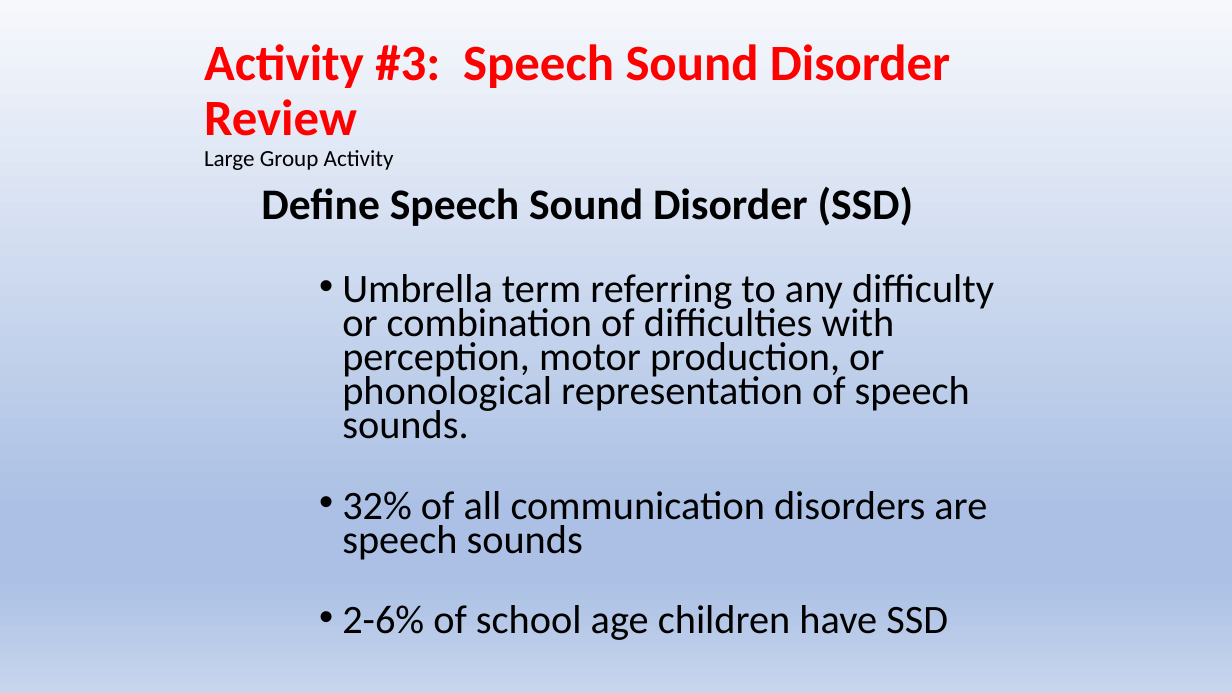
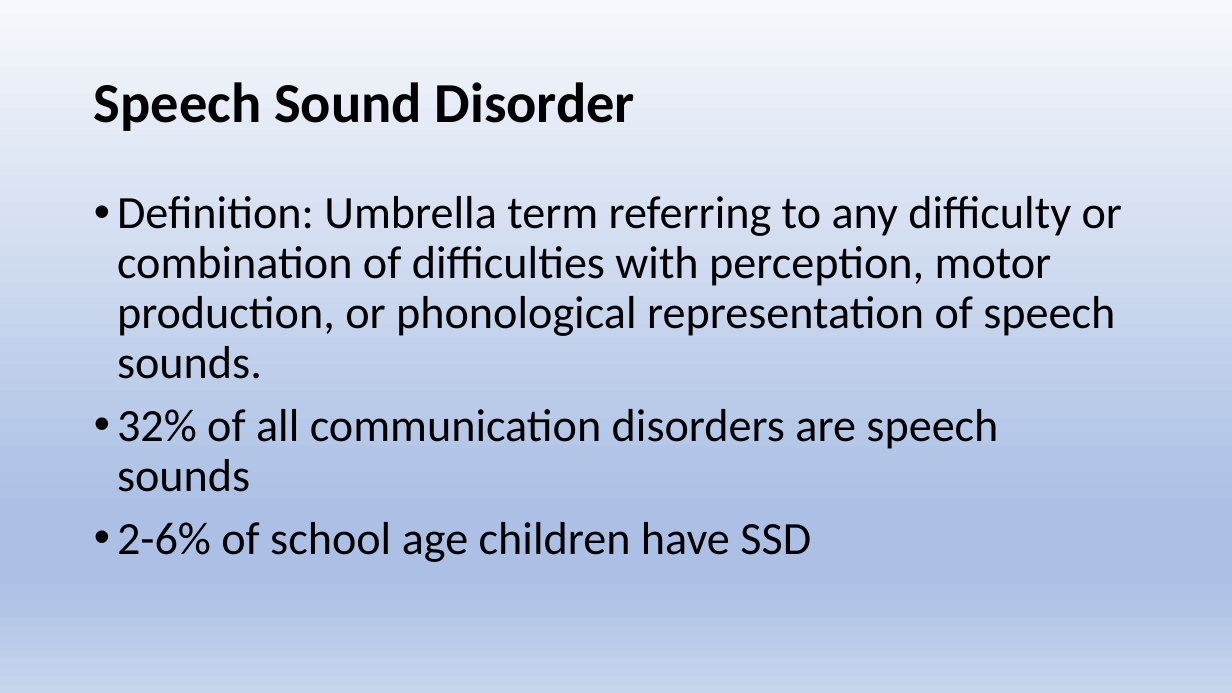
Before and after one commit to Jim-Wright90/cds431_sp22, a slide deck: slide 2 of slides/cds431_week2_1.pptx (slide 1 before the commit). Drawn at 1232x693 pixels with LibreOffice and Linux fonts; fonts in the diff are those of the drawing. Boxes give left, top, right and bottom in pixels: in the first picture for what was removed or moved away, otherwise in the second. Text is boxed around its words. In the diff, an @@ line names an element or a change of style, - is before the commit and + after.

```diff
--- a/slides/cds431_week2_1.pptx
+++ b/slides/cds431_week2_1.pptx
@@ title at <box>94,82,635,131</box>: text changed; size 39.6 to 44 pt; text colour #FF0000 to #000000 @@
-Activity #3: Speech Sound Disorder Review
-Large Group Activity
+Speech Sound Disorder
@@ text "Definition: Umbrella term referring to ...": place and size @@
-text "Definition: Umbrella term referring to ..." at <box>261,187,994,640</box>
+text "Definition: Umbrella term referring to ..." at <box>117,196,1122,562</box>
@@ text at <box>117,196,1122,379</box>: text changed; size 31.4 to 36 pt @@
-  Define Speech Sound Disorder (SSD)
-    • Umbrella term referring to any difficulty or combination of difficulties with perception, motor production, or phonological representation of speech sounds.
+• Definition: Umbrella term referring to any difficulty or combination of difficulties with perception, motor production, or phonological representation of speech sounds.
@@ text at <box>117,409,998,562</box>: size 31.4 to 36 pt in "32% of all communication disorders are speech ...", "2-6% of school age children have SSD"; list level 3 to 1 in "32% of all communication disorders ..."; line spacing 0.7 to 0.9; list level 3 to 1 in "2-6% of school age children ..." @@
```
Also in this commit, not shown: 12 other slides changed, 1 slide added, 8 slides removed, 1 other file.
